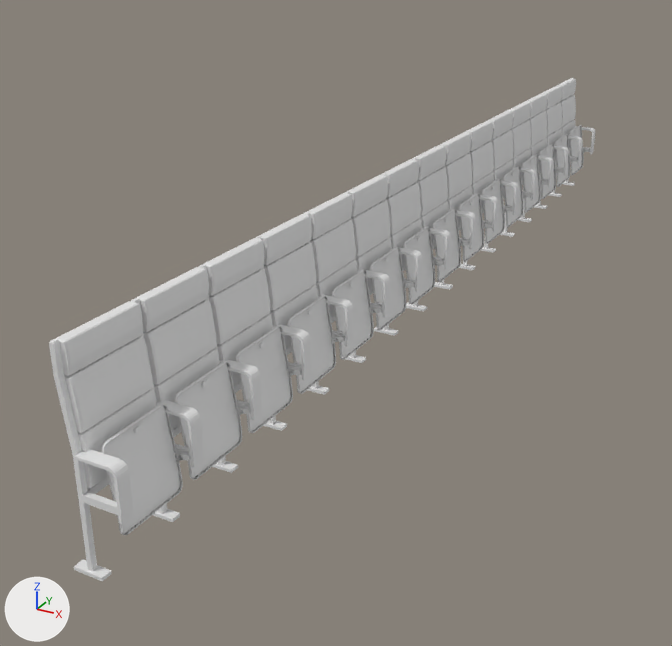
One commit to the FBX model Assets/Models/AuditoriumSeats/AuditoriumSeats.fbx: the scene before it, then after it.
One viewpoint serves both versions: a 50 mm camera at (13.8, -13.4, -8.1) aimed at (-3.2, 17.5, -23.5). The lights are fixed; the arrows at lower left show +X, +Y and +Z. Vertices at the same position are counted once.

Objects in the first picture: 'Seat.002'.
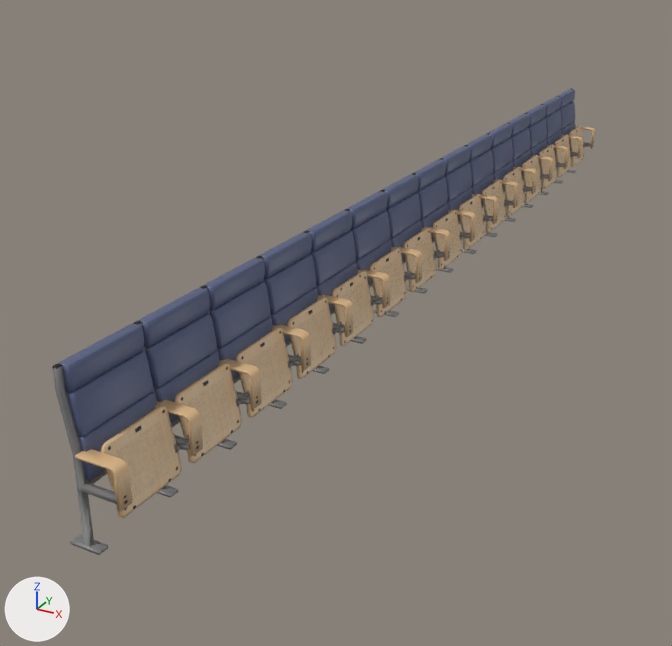
Boxes [x1, y1, x2, y2] around the edits, measured in the pictures (672 x 646 px; the box of a moved part takes in the faces that stretch with it):
'Seat.002', reshaped, rescaled (7% shorter): before [49, 78, 595, 581]; after [52, 88, 596, 555]
part 1 of me_cube_033, moved or reshaped: before [176, 149, 589, 462]; after [75, 126, 596, 518]
part 2 of me_cube_033, surface changed (grey to brown): before [101, 125, 584, 535]; after [101, 126, 580, 517]
part 3 of me_cube_033, recoloured (grey to blue): before [49, 78, 594, 581]; after [53, 89, 594, 555]

The change, as a list of edits to the scene's bpy script:
```text
Add img_seatsalbedo_png:
    img_seatsalbedo_png = load_image('SeatsAlbedo.png', 'SeatsAlbedo.png', 2048, 2048, 'sRGB')
Add mat_material:
    mat_material = principled_material('Material')
    mat_material.texture = img_seatsalbedo_png
Change me_cube_033:
    used by ob_seat_002; location = (0.0, 0.32, -19.52)
    remove me_cube_033.from_pydata(...)  # 11748 vertices, 11364 faces; spans x -1.1..0.7, y -0.4..41.6, z -3.6..2.7
    add me_cube_033.from_pydata(...)  # 12339 vertices, 12043 faces; spans x -1.1..0.7, y -0.4..41.6, z -3.6..2.7
    me_cube_033 part 1: 340 vertices moved within x 0.2..0.4, y 0.0..41.2, z -1.5..-1.2; 300 vertices removed from x 0.3..0.4, y 0.0..41.2, z -1.4..-1.3; 891 vertices added at x 0.0..0.7, y -0.4..41.6, z -2.2..0.0
    me_cube_033 part 2: 546 kept faces spanning x -0.1..0.4, y 0.0..41.2, z -2.4..0.2 get new texture (UV) coordinates
    me_cube_033 part 3: 9060 faces spanning x -1.1..0.7, y -0.4..41.6, z -3.6..2.7 switch from no material to mat_material (picture img_seatsalbedo_png)
    me_cube_033 part 4: the surface is now shaded smooth
Change ob_seat_002:
    ob_seat_002.scale: (1.0, 1.0, 1.0) -> (1.0, 1.0, 0.777)
```
